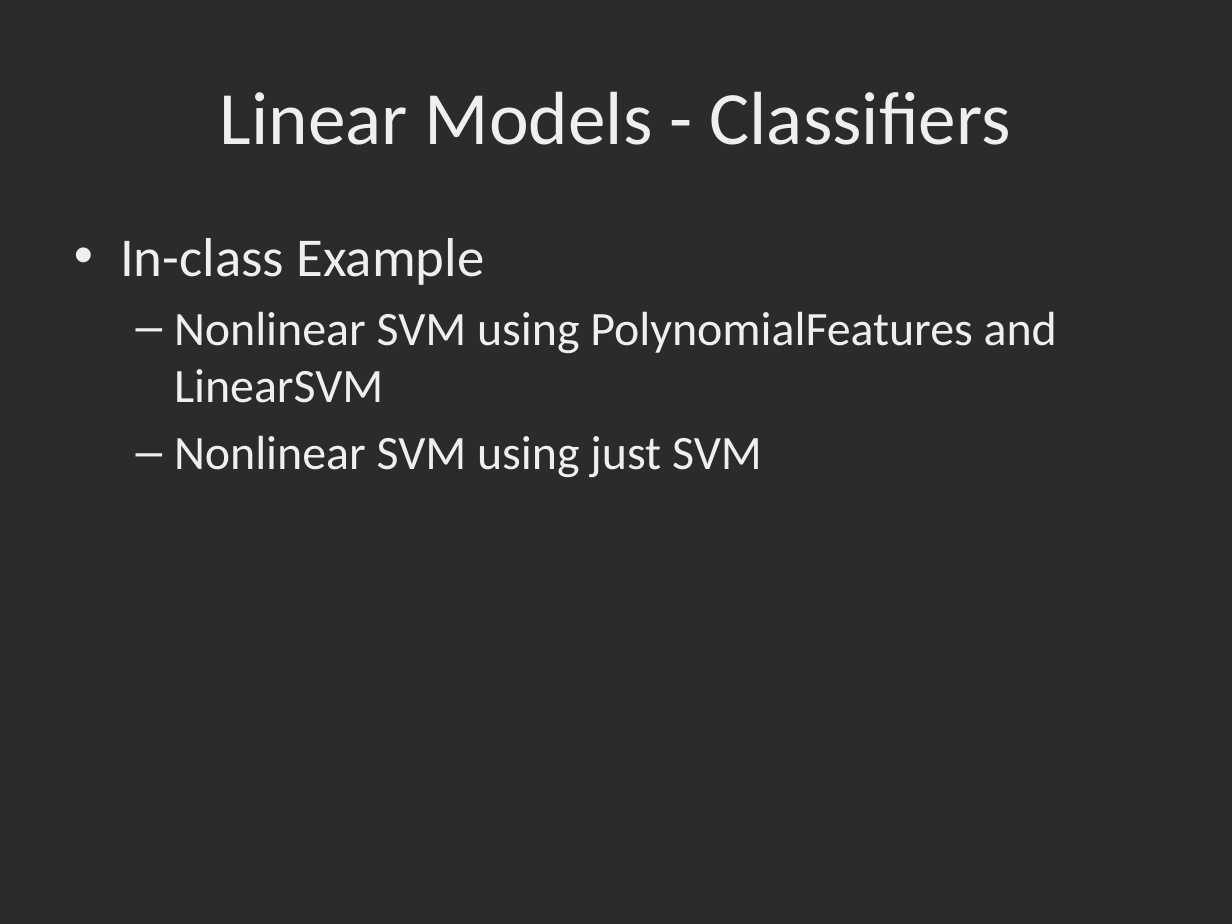
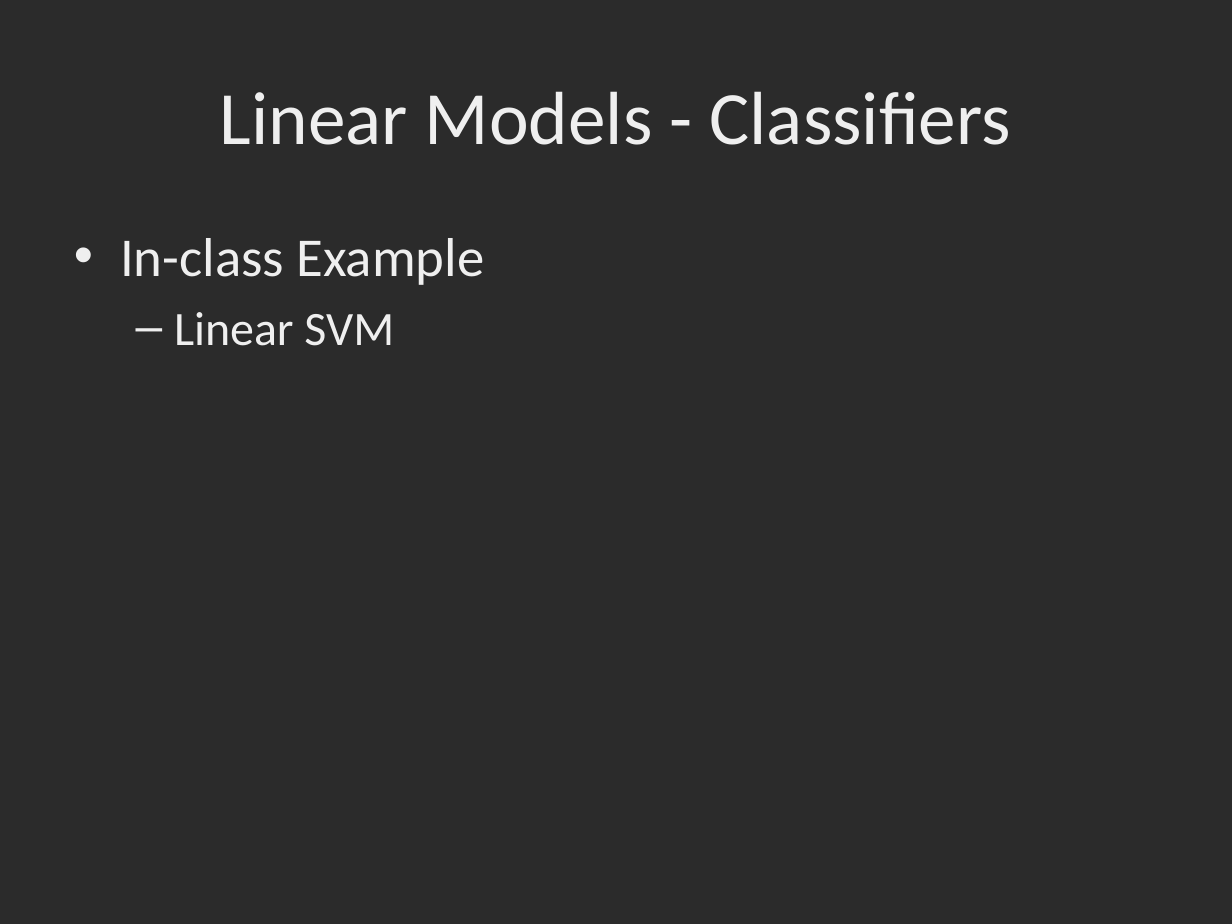
Before and after one commit to dbowmans46/PracticalProgramming, a slide deck: slide 78 of Session 7 - Python/Instructional Material/Session 7 - Python Brief Intro to Machine Learning with Scikit Learn.pptx. Drawn at 1232x924 pixels with LibreOffice and Linux fonts; fonts in the diff are those of the drawing; background and template pictures are left out; a plain dark background stands for a picture behind light text. Boxes give left, top, right and bottom in pixels: in the first picture for what was removed or moved away, otherwise in the second. Text is boxed around its words. In the diff, an @@ line names an element or a change of style, - is before the commit and + after.

Commit message:
Updated linear SVM slides, added nonlinear SVM slides, updated SVM code, added RBF SVM kernel example.

```diff
--- a/Session 7 - Python/Instructional Material/Session 7 - Python Brief Intro to Machine Learning with Scikit Learn.pptx
+++ b/Session 7 - Python/Instructional Material/Session 7 - Python Brief Intro to Machine Learning with Scikit Learn.pptx
@@ text at (x1=174, y1=312, x2=394, y2=346): text changed @@
-  – Nonlinear SVM using PolynomialFeatures and LinearSVM
-  – Nonlinear SVM using just SVM
+  – Linear SVM
```
Also in this commit, not shown: 7 other slides changed, 16 slides added, 1 other file.
